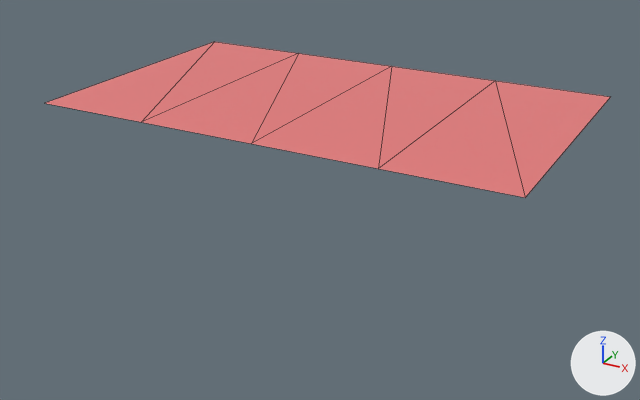
A saved change to the Blender file examples/07_vertex_animation.blend.
One viewpoint serves both versions: a 50 mm camera at (1.327, -1.85, 1.295) aimed at (0.465, -0.282, 0.511). The axes (+X, +Y, +Z) are drawn at lower right. The lights are the same throughout. The older version comes first. Mesh edges are drawn as thin lines.

The first picture shows 'flag2'.
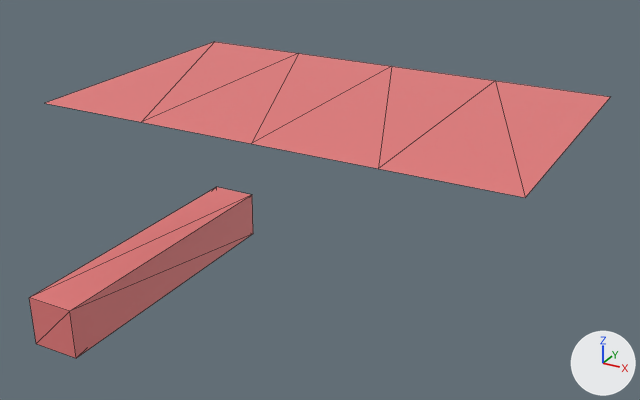
Where the change shows, as pixel boxes (x1, y1, x2, y2) in the pictures (640 x 400 px):
'pole2', added (pink)
    after: (29, 187, 253, 358)

Edits to the bpy script that builds the scene:
```text
Add mat_flagpole:
    mat_flagpole = principled_material('flagpole')
    mat_flagpole.base_color = (0.8, 0.2, 0.2)  # pink #e77c7c
Add me_pole2:
    me_pole2.from_pydata(...)  # a box spanning x -0.06..0.06, y -0.06..0.06, z -0.06..0.66
    me_pole2.materials.append(mat_flagpole)  # pink #e77c7c
Add ob_pole2:
    ob_pole2 = bpy.data.objects.new('pole2', me_pole2)
    ob_pole2.location = (0.0, 0.0, 0.25)
    ob_pole2.rotation_euler = (1.571, 0.0, 0.0)  # degrees (90, 0, 0)
```
